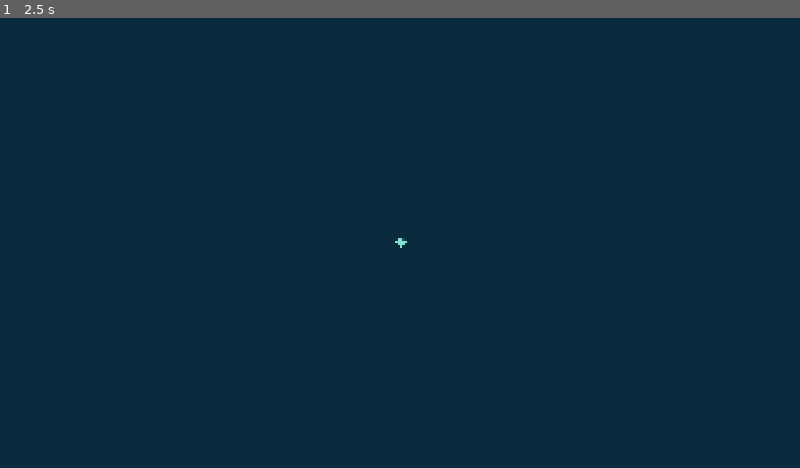
Above: before the commit, frame 1.
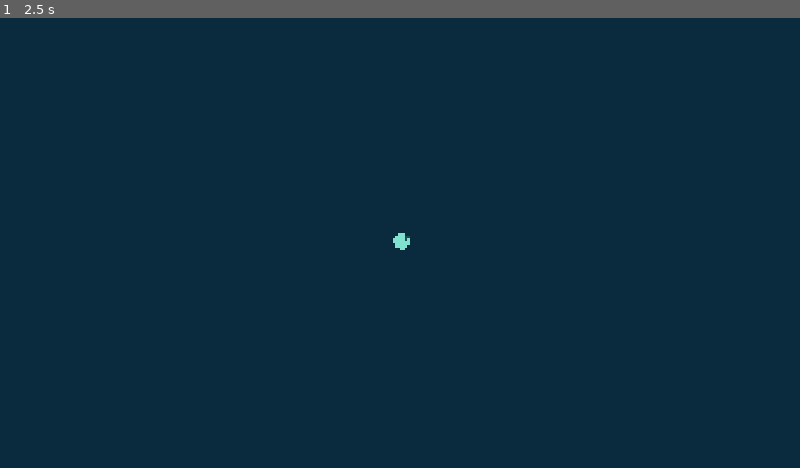
Above: after the commit, the same moment.

Repository: Mayo73/agenthub-backup
Game: Godot game, scene res://scenes/main.tscn
Same seed, same stepped clock (60 frames per second), same inputs: the game is played once before the commit and once after it.
Inputs (mouse positions are in pixels of both pictures, inside the frame that each line leads up to):
- Up to frame 1 (2.5 s): tap Enter at 0.5, 2 s; move the mouse to (576, 220) at 0.52 s; hold D (rechts) 0.53-1.25 s; tap W (hoch) at 0.6 s; click (576, 220) at 0.67 s; tap Space at 1.25 s; drag from (240, 265) to (360, 333) at 1.27 s; move the mouse to (480, 144) at 2.02 s; press the mouse at (480, 144) at 2.03 s; hold D (rechts) from 2.03 s (still down)

The runs differ from the first frame. In frame 1, less than 0.1% of the frame differs, in the area x 49-52%, y 47-52%.

Commit message:
T-0083: Kamera zoomt mit der Zellgröße (CameraZoom)
Erstellt vom lokalen Agent (Modell qwen3.5:35b-a3b, Versuch 1 von 5).

Diff:
--- /dev/null
+++ b/scripts/camera_zoom.gd
@@ -0,0 +1,17 @@
+class_name CameraZoom
+extends RefCounted
+## Zoom der Kamera passend zur Zellgröße: doppelter Radius = halber Zoom.
+
+const BASE_RADIUS := 12.0
+const BASE_ZOOM := 1.6
+const MIN_ZOOM := 0.3
+const MAX_ZOOM := 2.0
+
+
+static func target_for_radius(radius: float) -> float:
+	return clampf(BASE_ZOOM * BASE_RADIUS / radius, MIN_ZOOM, MAX_ZOOM)
+
+
+## Gleitet von current Richtung target, unabhängig von der Bildrate.
+static func smooth(current: float, target: float, delta: float, rate: float = 2.0) -> float:
+	return lerpf(current, target, 1.0 - exp(-rate * delta))
--- a/scripts/main.gd
+++ b/scripts/main.gd
@@ -13,7 +13,10 @@
 	player = PlayerCell.new()
 	player.name = "Player"
 	world.add_child(player)
+	camera.zoom = Vector2.ONE * CameraZoom.target_for_radius(player.radius)
 
 
-func _process(_delta: float) -> void:
+func _process(delta: float) -> void:
 	camera.position = player.position
+	var zoom := CameraZoom.smooth(camera.zoom.x, CameraZoom.target_for_radius(player.radius), delta)
+	camera.zoom = Vector2(zoom, zoom)
--- /dev/null
+++ b/tests/test_camera_zoom.gd
@@ -0,0 +1,15 @@
+extends "res://tests/base_test.gd"
+
+
+func test_ziel() -> void:
+	check_eq(CameraZoom.target_for_radius(12.0), 1.6, "Radius 12.0 ergibt Zoom 1.6")
+	check_eq(CameraZoom.target_for_radius(24.0), 0.8, "Radius 24.0 ergibt Zoom 0.8")
+	check_eq(CameraZoom.target_for_radius(6.0), 2.0, "Radius 6.0 ergibt Zoom 2.0")
+	check_eq(CameraZoom.target_for_radius(100.0), 0.3, "Radius 100.0 ergibt Zoom 0.3")
+
+
+func test_gleiten() -> void:
+	check_eq(CameraZoom.smooth(1.0, 0.5, 0.0), 1.0, "delta=0 behält alten Wert")
+	check_eq(CameraZoom.smooth(1.0, 0.5, 100.0), 0.5, "großer delta erreicht Ziel")
+	var expected := exp(-1.0)
+	check_eq(CameraZoom.smooth(1.0, 0.0, 0.5, 2.0), expected, "Formel mit rate=2.0 ergibt exp(-1)")
--- a/tests/test_main_wiring.gd
+++ b/tests/test_main_wiring.gd
@@ -24,3 +24,10 @@
 	main._process(0.016)
 	check_eq(main.camera.position.x, main.player.position.x, "camera x folgt player")
 	check_eq(main.camera.position.y, main.player.position.y, "camera y folgt player")
+
+
+func test_kamera_zoom() -> void:
+	check_eq(main.camera.zoom.x, 1.6, "Anfangs-Zoom ist 1.6 für Radius 12.0")
+	main.player.radius = 24.0
+	main._process(100.0)
+	check_eq(main.camera.zoom.x, 0.8, "Nach Wachstum auf Radius 24.0 ist Zoom 0.8")
Not shown, added: scripts/camera_zoom.gd.uid
Not shown, added: tests/test_camera_zoom.gd.uid
